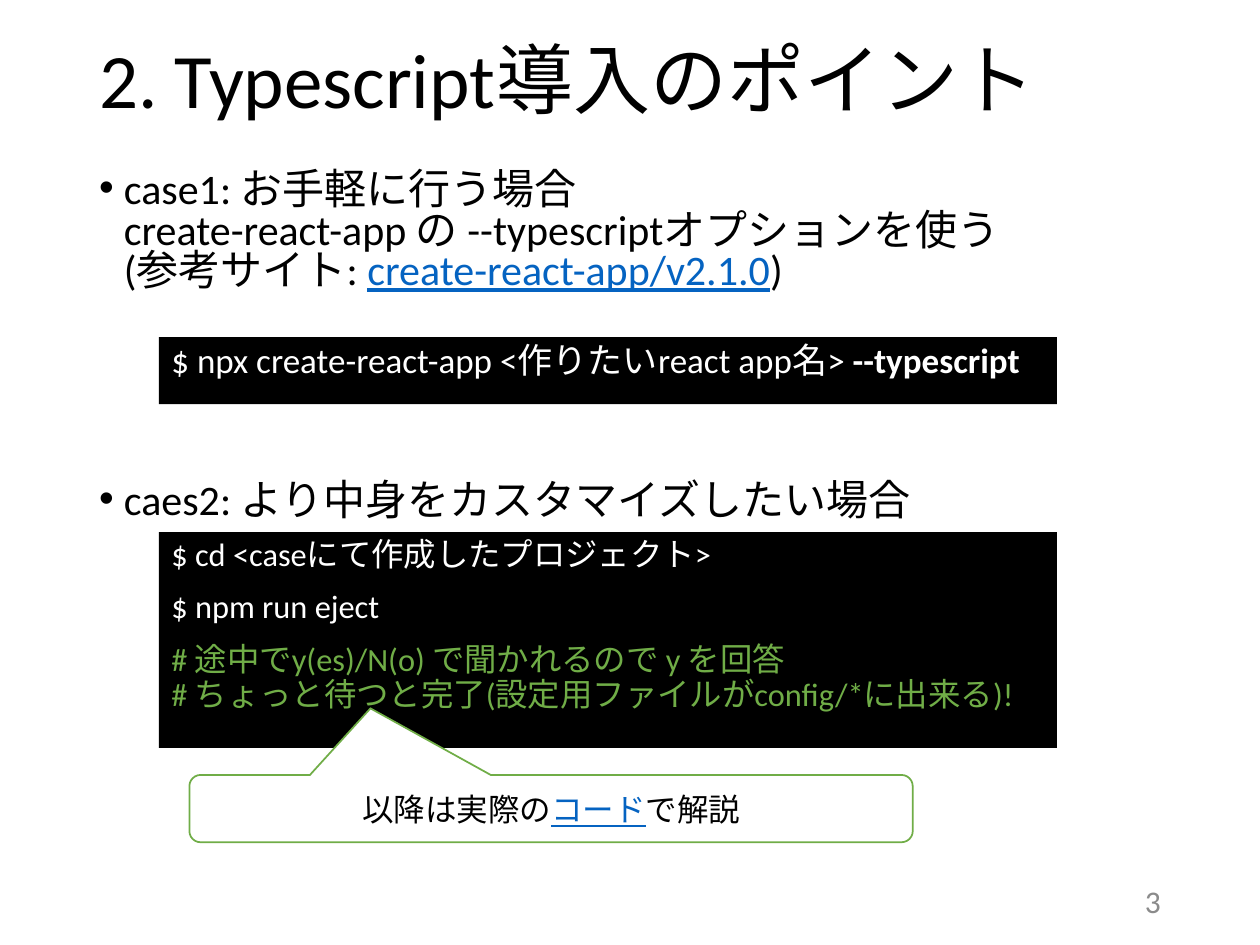
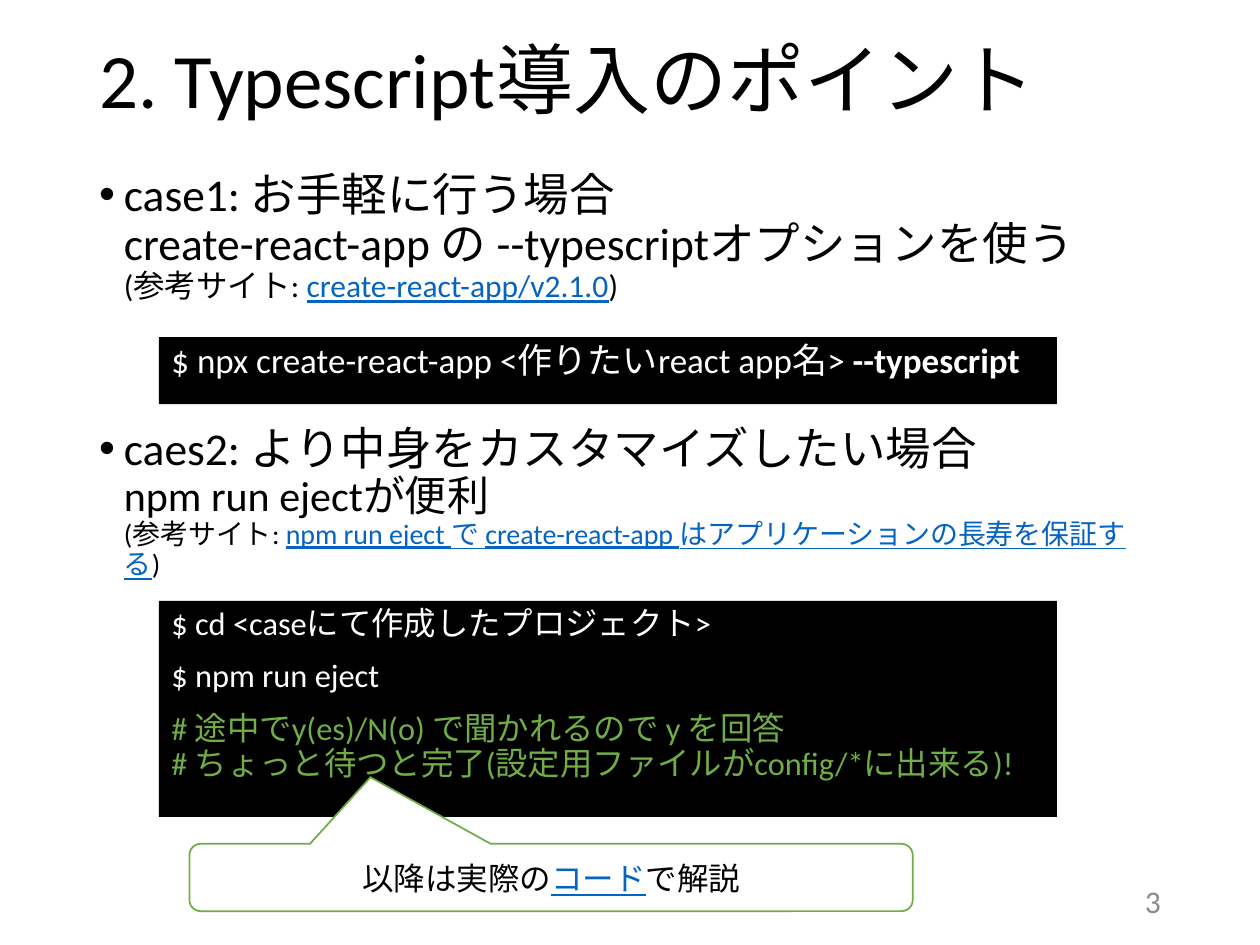
Before and after one commit to AkiEga/Presentation-20191026_react3, a slide deck: slide 3 of Presentation_20191026_react3.pptx. Drawn at 1260x945 pixels with LibreOffice and Linux fonts; fonts in the diff are those of the drawing. Boxes give left, top, right and bottom in pixels: in the first picture for what was removed or moved away, otherwise in the second. Text is boxed around its words. In the diff, an @@ line names an element or a change of style, - is before the commit and + after.

```diff
--- a/Presentation_20191026_react3.pptx
+++ b/Presentation_20191026_react3.pptx
@@ text at <box>124,172,1074,303</box>: size 24.1 to 26 pt in "case1: お手軽に行う場合 create-react-app の --typescriptオプションを使う"; size 24.1 to 18 pt in "(参考サイト: create-react-app/v2.1.0)"; line spacing 0.8 to 0.9 @@
@@ text at <box>124,426,1126,549</box>: text changed; size 24.1 to 16 pt; text colour #000000 to #0563C1 @@
-• caes2: より中身をカスタマイズしたい場合
+• caes2: より中身をカスタマイズしたい場合
+  npm run ejectが便利
+  (参考サイト: npm run eject で create-react-app はアプリケーションの長寿を保証する)
@@ rectangle "$ cd <caseにて作成したプロジェクト>": place and size @@
-rectangle "$ cd <caseにて作成したプロジェクト>" at <box>159,532,1057,747</box>
+rectangle "$ cd <caseにて作成したプロジェクト>" at <box>159,601,1057,816</box>
@@ rounded speech box "以降は実際のコードで解説": place and size @@
-rounded speech box "以降は実際のコードで解説" at <box>189,775,912,842</box>
+rounded speech box "以降は実際のコードで解説" at <box>189,844,912,911</box>
```
Also in this commit, not shown: 1 other slide changed, 3 slides added, 1 slide removed, 2 other files.
